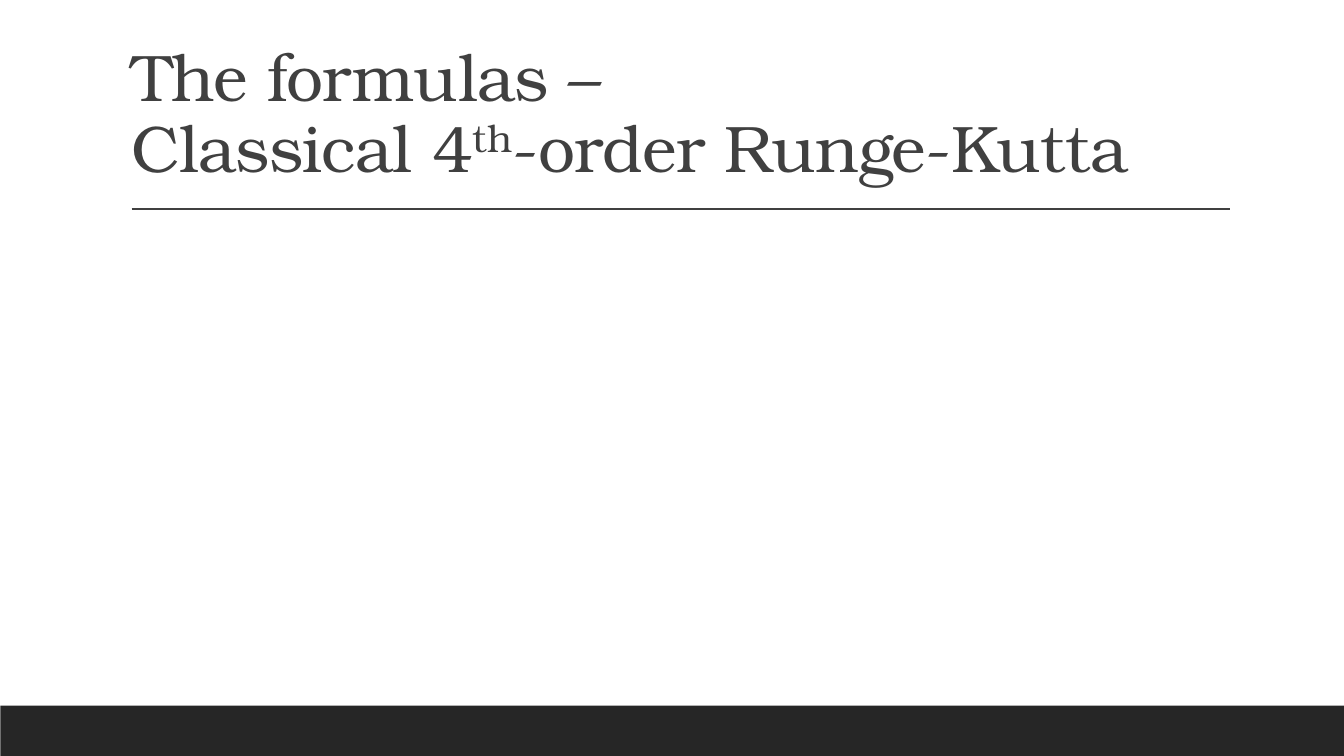
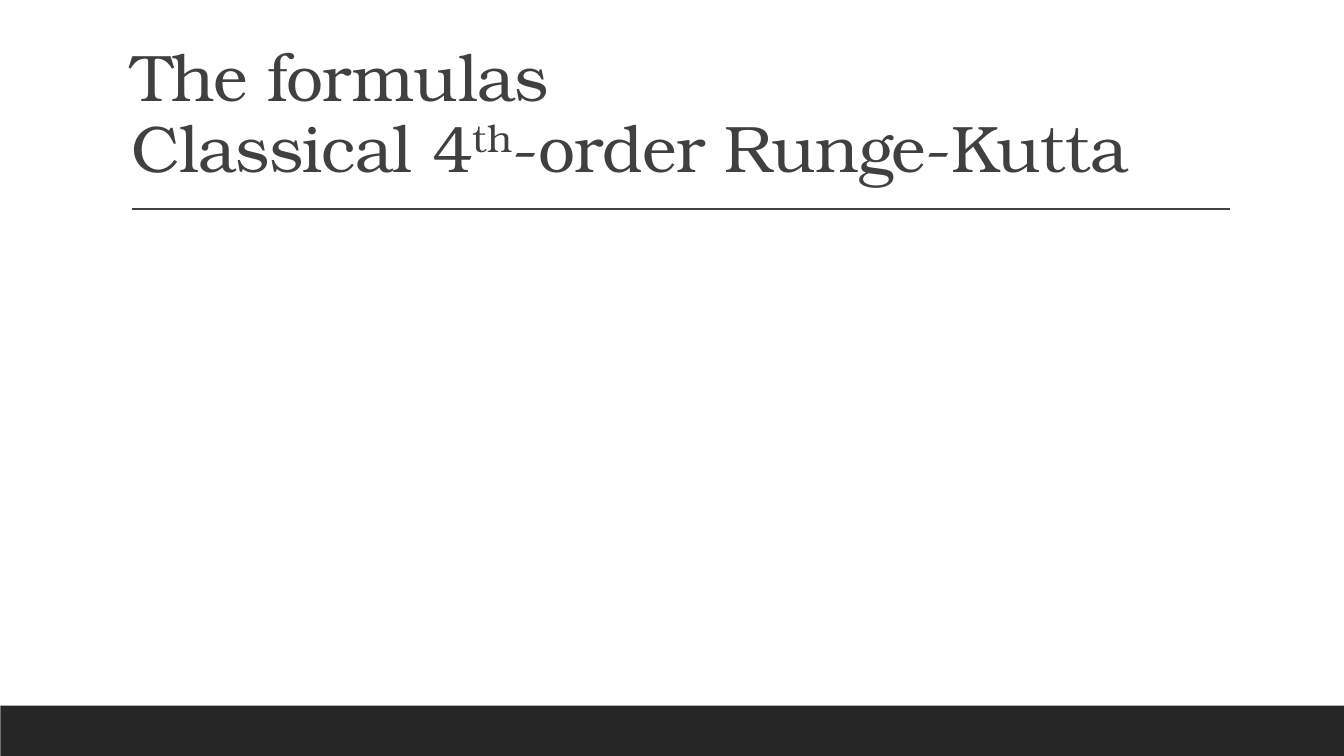
Before and after one commit to renesteeman/Project1-2_Group4, a slide deck: slide 9 of Crazy Putting phase 2.pptx. Drawn at 1344x756 pixels with LibreOffice and Linux fonts; fonts in the diff are those of the drawing; grey boxes stand for pictures. Boxes give left, top, right and bottom in pixels: in the first picture for what was removed or moved away, otherwise in the second. Text is boxed around its words. In the diff, an @@ line names an element or a change of style, - is before the commit and + after.

```diff
--- a/Crazy Putting phase 2.pptx
+++ b/Crazy Putting phase 2.pptx
@@ title at (x1=131, y1=52, x2=1129, y2=188): text changed @@
-The formulas –
-Classical 4th-order Runge-Kutta
+The formulas
+Classical 4th-order Runge-Kutta
```
Also in this commit, not shown: 4 other slides changed.
